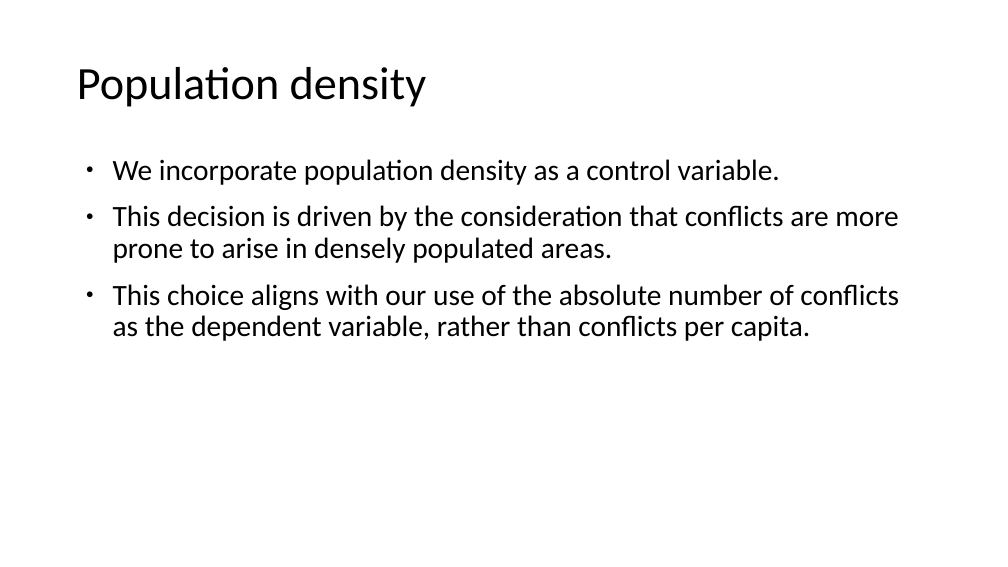
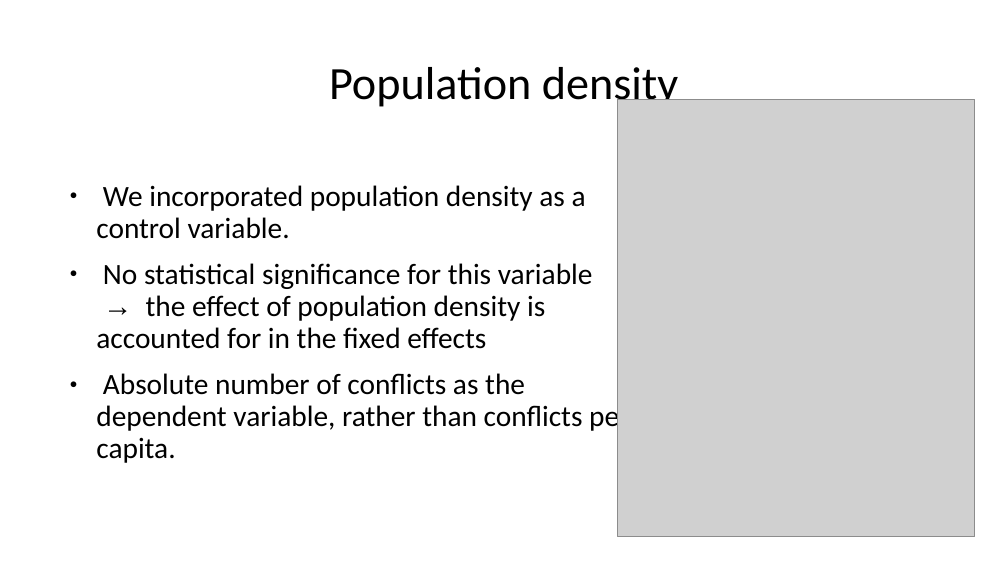
Before and after one commit to saraghivarello/Climate-and-conflict, a slide deck: slide 14 of Weather, conflicts and IDPs in Somalia_isi.odp (slide 10 before the commit). Drawn at 1008x567 pixels with LibreOffice and Linux fonts; fonts in the diff are those of the drawing; grey boxes stand for pictures. Boxes give left, top, right and bottom in pixels: in the first picture for what was removed or moved away, otherwise in the second. Text is boxed around its words. In the diff, an @@ line names an element or a change of style, - is before the commit and + after.

```diff
--- a/Weather, conflicts and IDPs in Somalia_isi.odp
+++ b/Weather, conflicts and IDPs in Somalia_isi.odp
@@ title "Population density" at [329,67,678,111]: alignment left to centre @@
@@ picture added at [618,99,975,537] @@
@@ text at [96,185,629,463]: text changed @@
-● We incorporate population density as a control variable.
-● This decision is driven by the consideration that conflicts are more prone to arise in densely populated areas.
-● This choice aligns with our use of the absolute number of conflicts as the dependent variable, rather than conflicts per capita.
+● We incorporated population density as a control variable.
+● No statistical significance for this variable → the effect of population density is accounted for in the fixed effects
+● Absolute number of conflicts as the dependent variable, rather than conflicts per capita.
```
Also in this commit, not shown: 8 other slides changed, 4 slides added, 4 slides removed, 1 other file.
